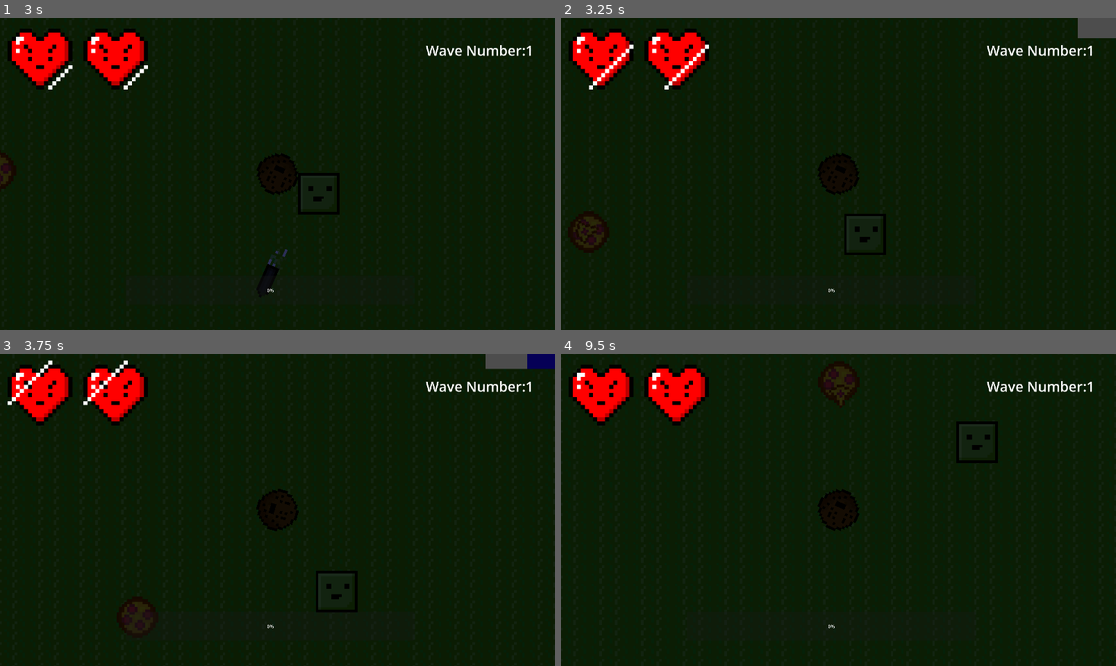
Above: before the commit, frames 1-4 (two rows, left to right).
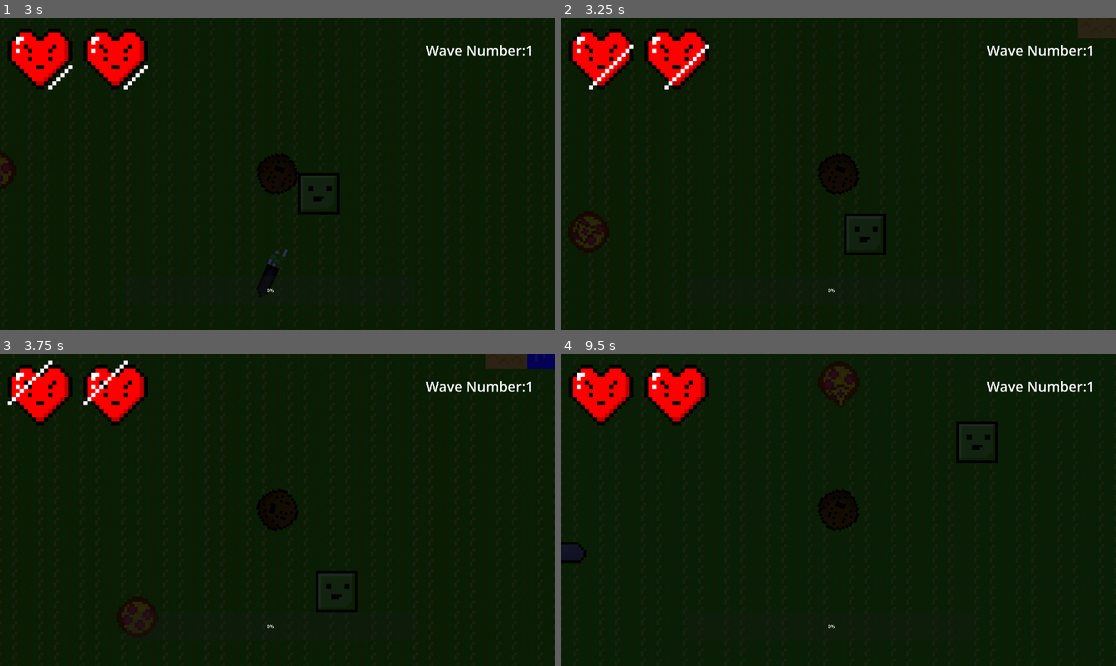
Above: after the commit, the same moments.

Repository: SigmaHunterF/bounce
Game: Godot game, scene res://Nodes/game.tscn
Same seed, same stepped clock (60 frames per second), same inputs: the game is played once before the commit and once after it.
Inputs (mouse positions are in pixels of both pictures, inside the frame that each line leads up to):
- Up to frame 1 (3 s): tap Enter at 0.5 s; move the mouse to (399, 158) at 0.52 s; press the mouse at (399, 158) at 0.53 s; hold D (right) 0.53-1.28 s; move the mouse to (166, 189) at 1.27 s; release the mouse at (166, 189) at 1.28 s; hold S (down) 1.28-2.03 s; tap Alt at 1.35 s; move the mouse to (333, 105) at 2.02 s; hold D (right) 2.03-2.78 s; tap Shift at 2.1 s; move the mouse to (249, 236) at 2.77 s; hold W (up) from 2.78 s (still down); click (249, 236) at 2.85 s
- Up to frame 2 (3.25 s): keep holding W (up)
- Up to frame 3 (3.75 s): move the mouse to (444, 556) at 3.52 s; release W (up) at 3.53 s; hold A (left) from 3.53 s (still down); tap Alt at 3.6 s
- Up to frame 4 (9.5 s): move the mouse to (672, 463) at 4.27 s; tap Shift at 4.35, 6.6, 8.85 s; move the mouse to (866, 510) at 5.02 s; release A (left) at 5.03 s; press the mouse at (866, 510) at 5.03 s; hold S (down) 5.03-5.78 s; move the mouse to (755, 432) at 5.77 s; release the mouse at (755, 432) at 5.78 s; hold D (right) 5.78-6.53 s; tap Alt at 5.85, 8.1 s; move the mouse to (960, 494) at 6.52 s; hold W (up) 6.53-7.28 s; move the mouse to (727, 525) at 7.27 s; hold D (right) 7.28-8.03 s; click (727, 525) at 7.35 s; move the mouse to (894, 441) at 8.02 s; hold S (down) 8.03-8.78 s; move the mouse to (810, 572) at 8.77 s; hold A (left) from 8.78 s (still down)

Frame 1 is identical in both runs. In frame 2, 0.4% of the frame differs, in the area x 93-100%, y 0-7%; in frame 3, 0.4%; in frame 4, 0.2%.

Commit message:
Update tilemap art, daynight gradient, and cookie icon source
Co-Authored-By: Claude Sonnet 5 <noreply@anthropic.com>
Claude-Session: https://claude.ai/code/session_01X8jW28ZCD8h6tWMPSrCESm

Diff:
--- /dev/null
+++ b/assets/Newcookie.svg
@@ -0,0 +1,79 @@
+<?xml version="1.0" encoding="UTF-8" ?>
+<svg version="1.1" width="16" height="16" xmlns="http://www.w3.org/2000/svg" shape-rendering="crispEdges">
+<rect x="6" y="0" width="4" height="1" fill="#000000" />
+<rect x="4" y="1" width="2" height="1" fill="#000000" />
+<rect x="6" y="1" width="4" height="1" fill="#72400A" />
+<rect x="10" y="1" width="2" height="1" fill="#000000" />
+<rect x="3" y="2" width="1" height="1" fill="#000000" />
+<rect x="4" y="2" width="3" height="2" fill="#72400A" />
+<rect x="7" y="2" width="1" height="1" fill="#000000" />
+<rect x="8" y="2" width="4" height="2" fill="#72400A" />
+<rect x="12" y="2" width="1" height="1" fill="#000000" />
+<rect x="2" y="3" width="1" height="1" fill="#000000" />
+<rect x="3" y="3" width="1" height="6" fill="#72400A" />
+<rect x="7" y="3" width="1" height="6" fill="#72400A" />
+<rect x="12" y="3" width="1" height="3" fill="#72400A" />
+<rect x="13" y="3" width="1" height="1" fill="#000000" />
+<rect x="1" y="4" width="1" height="2" fill="#000000" />
+<rect x="2" y="4" width="1" height="3" fill="#72400A" />
+<rect x="4" y="4" width="1" height="2" fill="#000000" />
+<rect x="5" y="4" width="2" height="5" fill="#72400A" />
+<rect x="8" y="4" width="1" height="1" fill="#000000" />
+<rect x="9" y="4" width="1" height="5" fill="#72400A" />
+<rect x="10" y="4" width="1" height="2" fill="#000000" />
+<rect x="11" y="4" width="1" height="5" fill="#72400A" />
+<rect x="13" y="4" width="1" height="1" fill="#72400A" />
+<rect x="14" y="4" width="1" height="2" fill="#000000" />
+<rect x="8" y="5" width="1" height="1" fill="#72400A" />
+<rect x="13" y="5" width="1" height="1" fill="#5F3608" />
+<rect x="0" y="6" width="1" height="4" fill="#000000" />
+<rect x="1" y="6" width="1" height="3" fill="#72400A" />
+<rect x="4" y="6" width="1" height="1" fill="#72400A" />
+<rect x="8" y="6" width="1" height="1" fill="#000000" />
+<rect x="10" y="6" width="1" height="1" fill="#72400A" />
+<rect x="12" y="6" width="1" height="2" fill="#5F3608" />
+<rect x="13" y="6" width="1" height="1" fill="#000000" />
+<rect x="14" y="6" width="1" height="4" fill="#502904" />
+<rect x="15" y="6" width="1" height="4" fill="#000000" />
+<rect x="2" y="7" width="1" height="1" fill="#000000" />
+<rect x="4" y="7" width="1" height="1" fill="#000000" />
+<rect x="8" y="7" width="1" height="2" fill="#72400A" />
+<rect x="10" y="7" width="1" height="1" fill="#000000" />
+<rect x="13" y="7" width="1" height="1" fill="#5F3608" />
+<rect x="2" y="8" width="1" height="1" fill="#72400A" />
+<rect x="4" y="8" width="1" height="2" fill="#72400A" />
+<rect x="10" y="8" width="1" height="3" fill="#72400A" />
+<rect x="12" y="8" width="1" height="1" fill="#000000" />
+<rect x="13" y="8" width="1" height="4" fill="#502904" />
+<rect x="1" y="9" width="2" height="1" fill="#5F3608" />
+<rect x="3" y="9" width="1" height="1" fill="#000000" />
+<rect x="5" y="9" width="1" height="2" fill="#72400A" />
+<rect x="6" y="9" width="4" height="2" fill="#000000" />
+<rect x="11" y="9" width="2" height="1" fill="#5F3608" />
+<rect x="1" y="10" width="1" height="2" fill="#000000" />
+<rect x="2" y="10" width="3" height="1" fill="#5F3608" />
+<rect x="11" y="10" width="1" height="1" fill="#5F3608" />
+<rect x="12" y="10" width="1" height="3" fill="#502904" />
+<rect x="14" y="10" width="1" height="2" fill="#000000" />
+<rect x="2" y="11" width="2" height="1" fill="#502904" />
+<rect x="4" y="11" width="2" height="1" fill="#5F3608" />
+<rect x="6" y="11" width="1" height="1" fill="#513100" />
+<rect x="7" y="11" width="2" height="1" fill="#72400A" />
+<rect x="9" y="11" width="2" height="1" fill="#5F3608" />
+<rect x="11" y="11" width="1" height="1" fill="#000000" />
+<rect x="2" y="12" width="1" height="1" fill="#000000" />
+<rect x="3" y="12" width="2" height="1" fill="#502904" />
+<rect x="5" y="12" width="4" height="1" fill="#5F3608" />
+<rect x="9" y="12" width="1" height="1" fill="#000000" />
+<rect x="10" y="12" width="2" height="2" fill="#502904" />
+<rect x="13" y="12" width="1" height="1" fill="#000000" />
+<rect x="3" y="13" width="1" height="1" fill="#000000" />
+<rect x="4" y="13" width="3" height="1" fill="#502904" />
+<rect x="7" y="13" width="1" height="1" fill="#000000" />
+<rect x="8" y="13" width="2" height="2" fill="#502904" />
+<rect x="12" y="13" width="1" height="1" fill="#000000" />
+<rect x="4" y="14" width="2" height="1" fill="#000000" />
+<rect x="6" y="14" width="2" height="1" fill="#502904" />
+<rect x="10" y="14" width="2" height="1" fill="#000000" />
+<rect x="6" y="15" width="4" height="1" fill="#000000" />
+</svg>
Not shown, added: assets/Newcookie.svg.import
Binary file changed: assets/TileMap.png
Not shown: 1 places in assets/daynightcycle-gradient-texture.tres that only renumber resources
